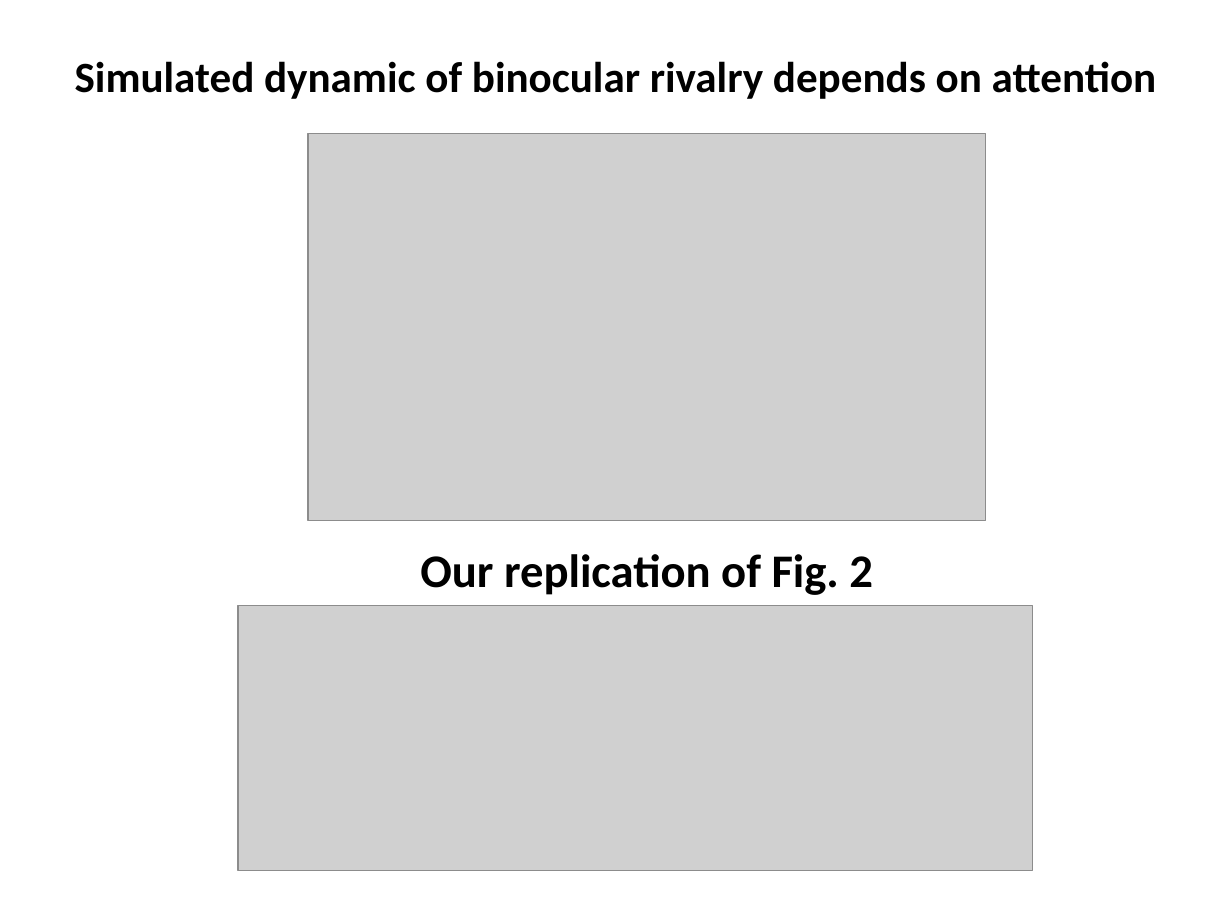
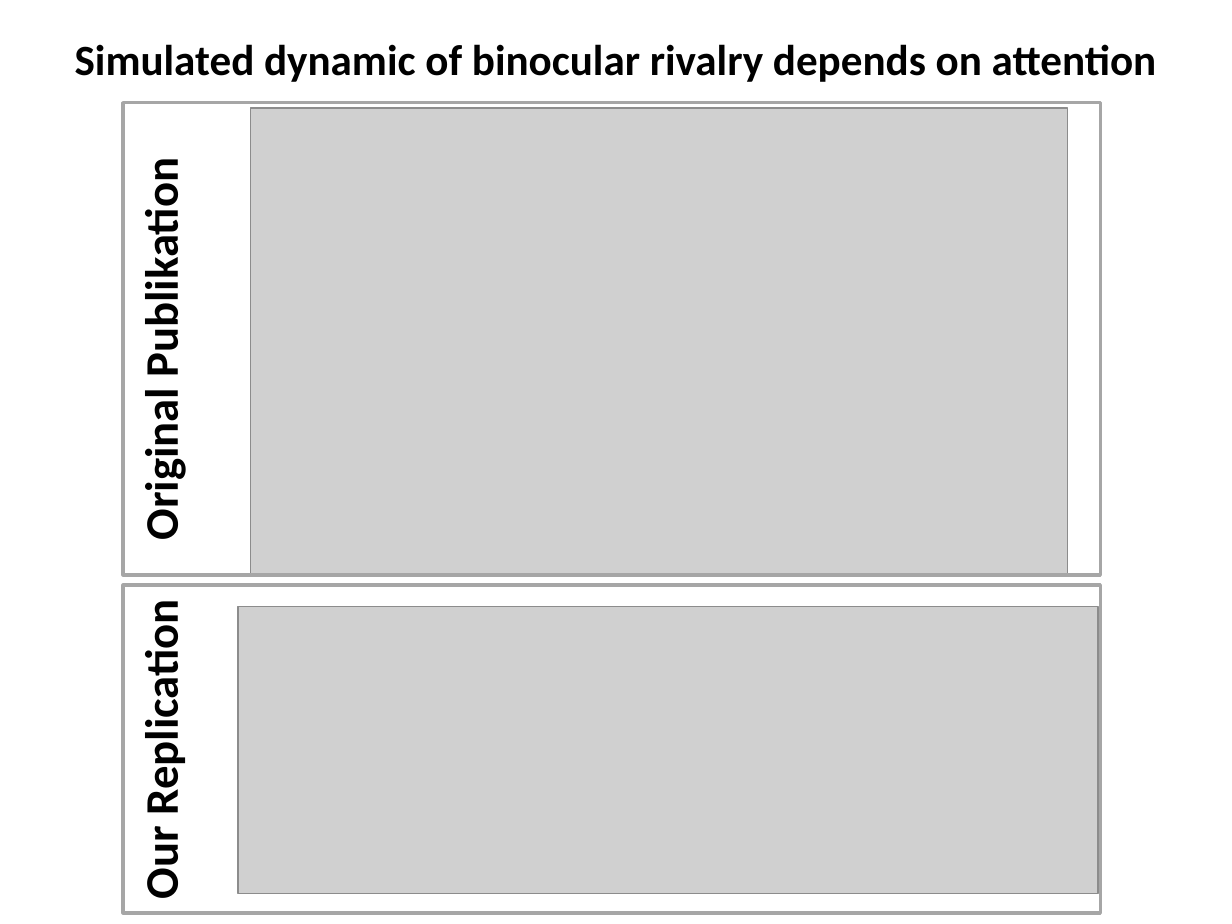
Before and after one commit to LukasNeugebauer/neuromatch_project, a slide deck: slide 4 of AttentionInBinocularRivalry_Project.pptx. Drawn at 1232x924 pixels with LibreOffice and Linux fonts; fonts in the diff are those of the drawing; grey boxes stand for pictures. Boxes give left, top, right and bottom in pixels: in the first picture for what was removed or moved away, otherwise in the second. Text is boxed around its words. In the diff, an @@ line names an element or a change of style, - is before the commit and + after.

```diff
--- a/AttentionInBinocularRivalry_Project.pptx
+++ b/AttentionInBinocularRivalry_Project.pptx
@@ title "Simulated dynamic of binocular rivalry ...": place and size @@
-title "Simulated dynamic of binocular rivalry ..." at [75, 61, 1157, 99]
+title "Simulated dynamic of binocular rivalry ..." at [75, 44, 1157, 82]
@@ rectangle added at [123, 102, 1100, 574], outline #A6A6A6 2 pt @@
@@ picture: place and size @@
-picture at [308, 133, 986, 520]
+picture at [250, 108, 1068, 575]
@@ text added at [133, 179, 190, 536], 27.3 pt, text #000000, bold @@
+Original Publikation
@@ text "Our Replication" at [133, 620, 190, 897]: rotation 0 to 270 degrees @@
@@ rectangle added at [123, 585, 1100, 913], outline #A6A6A6 2 pt @@
@@ text at [133, 620, 190, 897]: text changed @@
-Our replication of Fig. 2
+Our Replication
@@ picture: place and size @@
-picture at [238, 606, 1032, 871]
+picture at [238, 606, 1098, 893]
```
Also in this commit, not shown: 5 other slides changed, 3 slides added, 2 slides removed.
